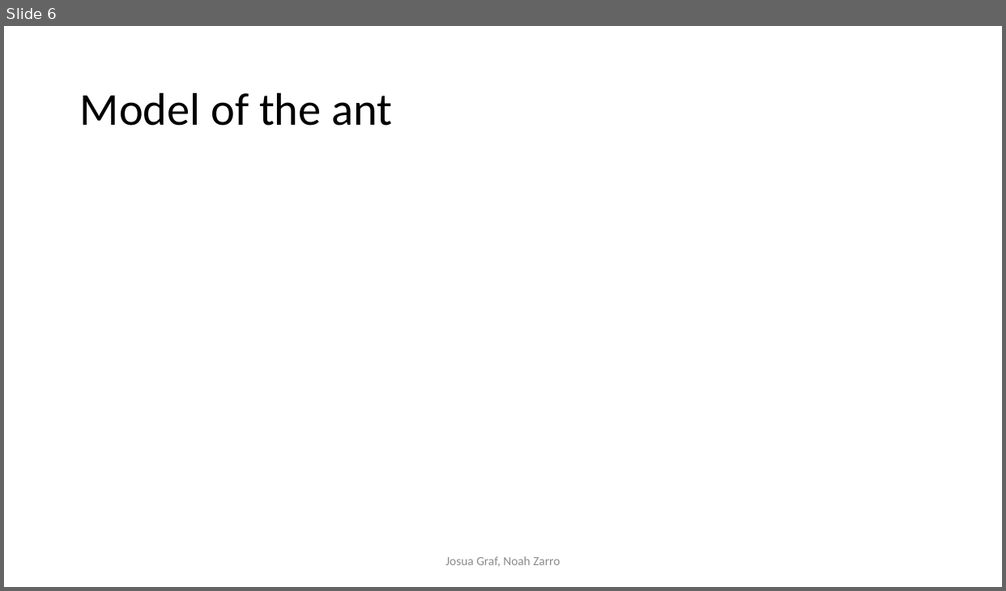
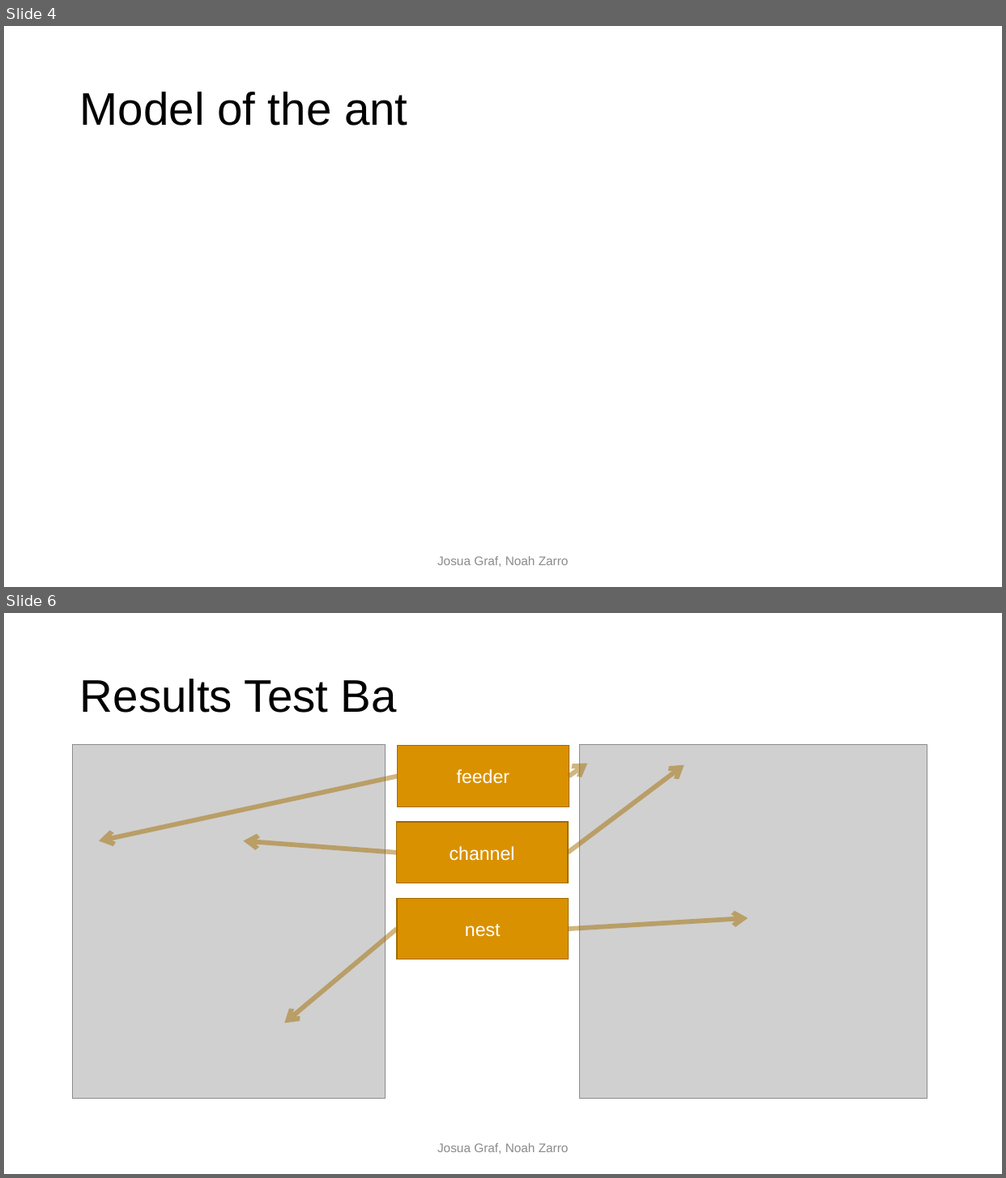
Before and after one commit to noahzarro/project_template, a slide deck: final_presentation/Back to home in desert.pptx. Shown one above the other, each under a label of ours: slide 6 before the commit, slides 4 and 6 after it; the slides between them are not shown. The pictures are 1006x591 and 1006x1178 pixels, drawn with LibreOffice and Linux fonts; fonts in the diff are those of the drawing; grey boxes stand for pictures; background and template pictures are left out. Boxes give left, top, right and bottom in pixels: in the first picture for what was removed or moved away, otherwise in the second. Text is boxed around its words. In the diff, an @@ line names an element or a change of style, - is before the commit and + after.

```diff
--- a/final_presentation/Back to home in desert.pptx
+++ b/final_presentation/Back to home in desert.pptx
@@ slide 6 added at bbox=[4, 613, 1002, 1174], background #FFFFFF @@
@@ title added at bbox=[80, 679, 397, 713], 44 pt, text #000000 @@
+Results Test Ba
@@ picture added at bbox=[73, 745, 386, 1098] @@
@@ rectangle added at bbox=[397, 746, 569, 807], fill #DA9100, outline #A16B00 1 pt, 18 pt, text #FFFFFF @@
+feeder
@@ picture added at bbox=[580, 745, 927, 1098] @@
@@ arrow added from (397, 776) to (99, 841), #A36D00 4.5 pt @@
@@ arrow added from (568, 853) to (684, 765), #A36D00 4.5 pt @@
@@ arrow added from (569, 776) to (588, 764), #A36D00 4.5 pt @@
@@ rectangle added at bbox=[396, 822, 568, 884], fill #DA9100, outline #A16B00 1 pt, 18 pt, text #FFFFFF @@
+channel
@@ arrow added from (396, 853) to (244, 841), #A36D00 4.5 pt @@
@@ rectangle added at bbox=[397, 898, 569, 960], fill #DA9100, outline #A16B00 1 pt, 18 pt, text #FFFFFF @@
+nest
@@ arrow added from (569, 929) to (748, 918), #A36D00 4.5 pt @@
@@ arrow added from (397, 929) to (285, 1023), #A36D00 4.5 pt @@
@@ text added at bbox=[437, 1144, 569, 1154], 12 pt, text #8C8C8C @@
+Josua Graf, Noah Zarro
@@ what was slide 6 is now slide 4 @@
@@ slide 4 changed as well @@
@@ title "Model of the ant" at bbox=[80, 92, 407, 126]: font Calibri to Arial @@
@@ text "Josua Graf, Noah Zarro" at bbox=[437, 557, 569, 567]: font Calibri to Arial @@
```
Also in this commit, not shown: 5 other slides changed, 5 other slides added.
